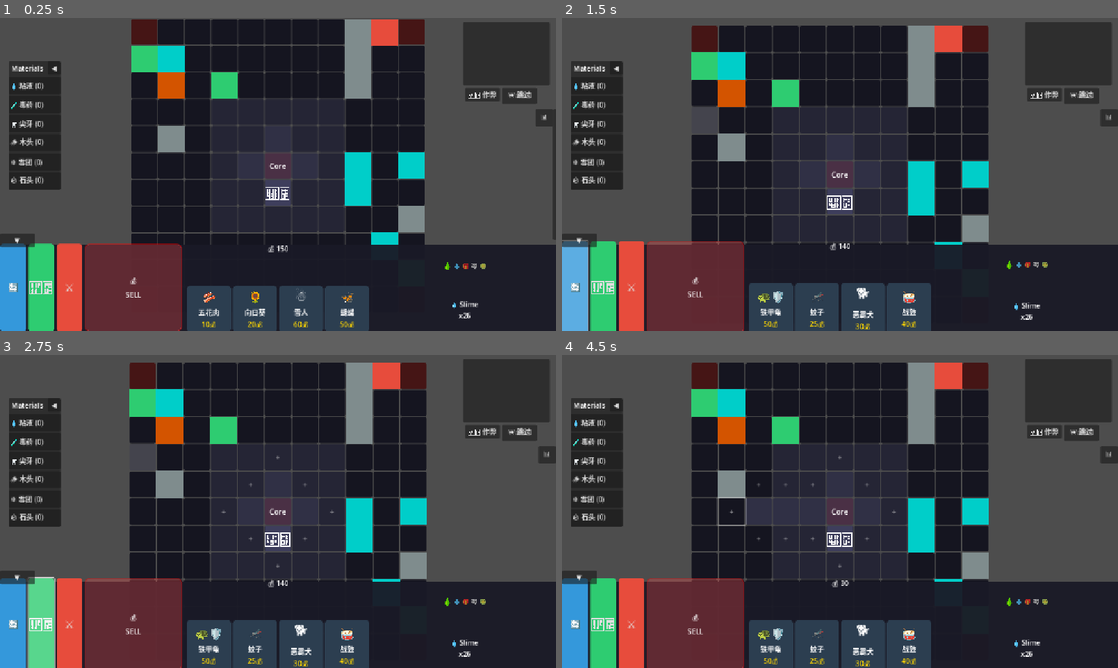
Above: before the commit, frames 1-4 (two rows, left to right).
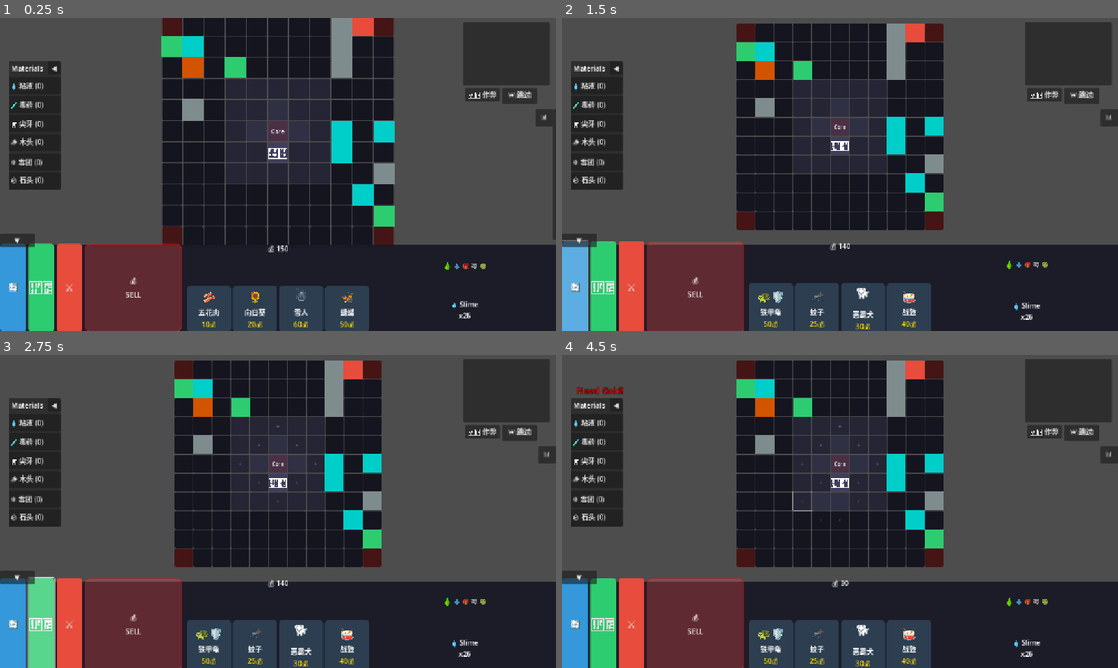
Above: after the commit, the same moments.

Repository: seekerzz/tower-html
Game: Godot game, scene res://src/Scenes/Game/MainGame.tscn
Same seed, same stepped clock (60 frames per second), same inputs: the game is played once before the commit and once after it. The project has no main scene, so this scene is started directly.
Inputs (mouse positions are in pixels of both pictures, inside the frame that each line leads up to):
- Up to frame 1 (0.25 s): no input
- Up to frame 2 (1.5 s): tap Enter at 0.5 s; drag from (706, 36) to (706, 118) at 0.52 s; click "🔄" at 1.25 s
- Up to frame 3 (2.75 s): click "🏗️" at 2 s
- Up to frame 4 (4.5 s): click "+" at 2.75 s; click "+" at 3.5 s; click "+" at 4.25 s

The runs differ from the first frame. In frame 1, 18% of the frame differs, in the area x 23-77%, y 0-73%; in frame 2, 22%; in frame 3, 22%; in frame 4, 23%, in the area x 2-77%, y 1-73%.

Commit message:
Refactor MainGame camera zoom logic for Combat and Shop phases
- Refactored `zoom_to_fit_board` to center the grid with a 5% margin.
- Refactored `zoom_to_shop_open` to fit the grid in the visible area above the shop panel.
- Used `call_deferred` for initial camera setup (starting in Shop mode) to ensure viewport size is ready.
- Added debug prints for camera target and zoom values.

Diff:
--- a/src/Scripts/MainGame.gd
+++ b/src/Scripts/MainGame.gd
@@ -27,7 +27,7 @@
 	# camera.zoom = default_zoom
 	# camera.position = default_position
 	# Initial camera position will be set by zoom_to_fit_board later or we call it now to verify
-	call_deferred("zoom_to_fit_board")
+	call_deferred("zoom_to_shop_open")
 
 	# Connect Shop signals
 	# shop.unit_bought.connect(_on_unit_bought) # Now handled via add_to_bench in Shop
